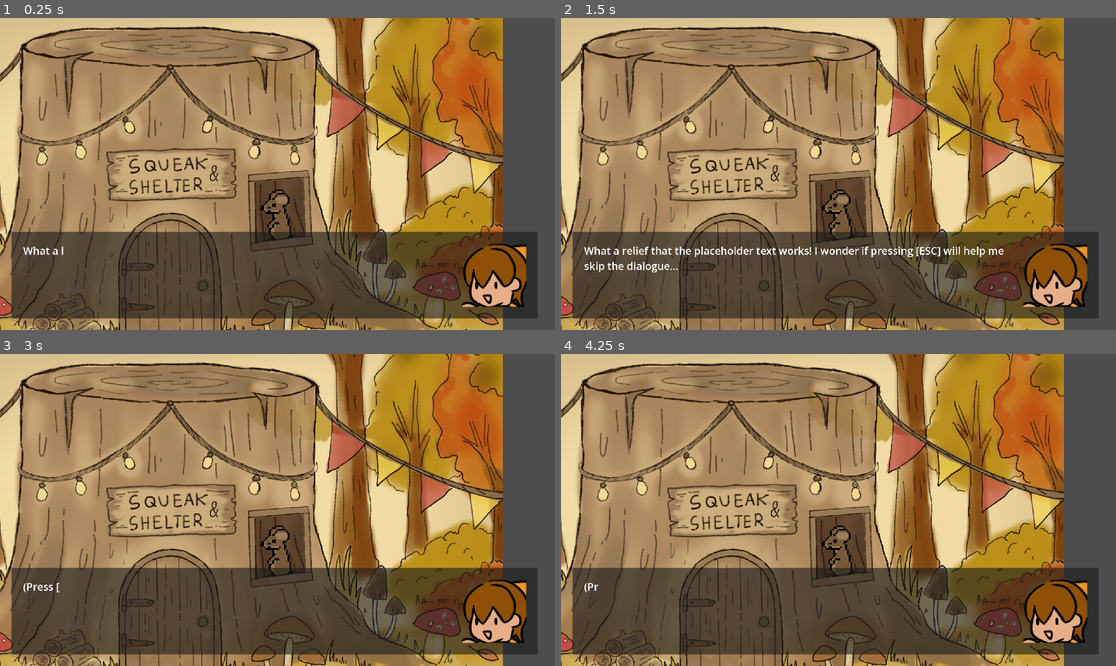
Above: before the commit, frames 1-4 (two rows, left to right).
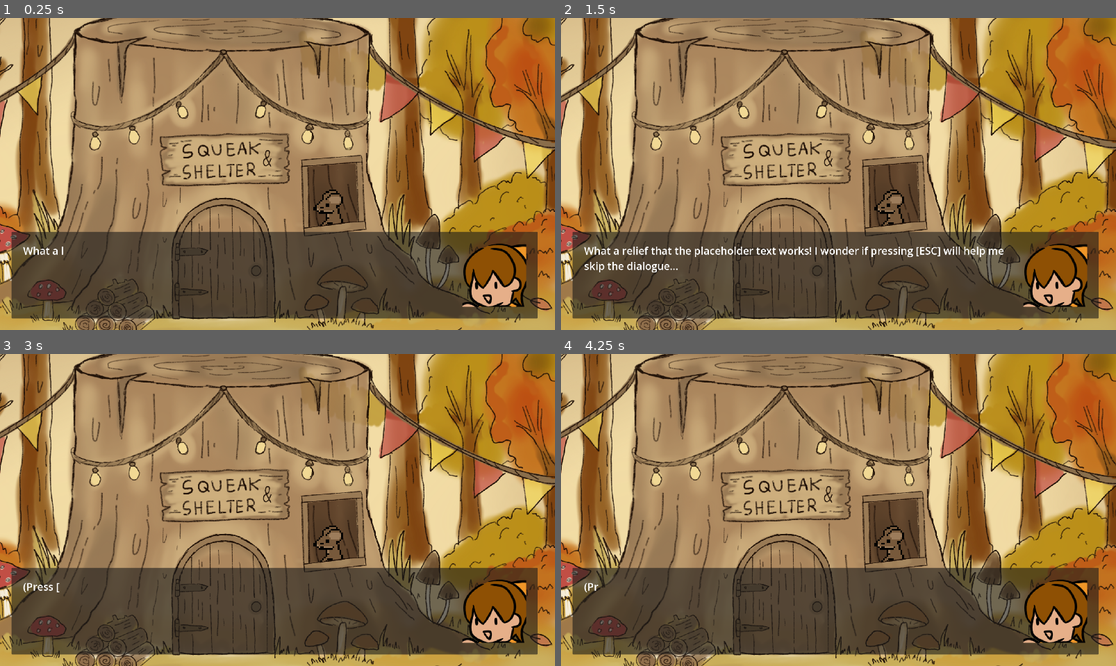
Above: after the commit, the same moments.

Repository: ashtherz/roots
Game: Godot game, scene res://scenes/Overworld.tscn
Same seed, same stepped clock (60 frames per second), same inputs: the game is played once before the commit and once after it. This scene is started directly instead of the project's main scene.
Inputs (mouse positions are in pixels of both pictures, inside the frame that each line leads up to):
- Up to frame 1 (0.25 s): no input
- Up to frame 2 (1.5 s): tap Enter at 0.5 s; move the mouse to (960, 158) at 0.52 s; hold Right (ui_right) 0.53-1.25 s; hold Z (Interact) 0.53-1.25 s; click (960, 158) at 0.67 s; tap Up (PlatformerJump) at 0.77 s; drag from (727, 189) to (810, 236) at 1.27 s
- Up to frame 3 (3 s): tap Space at 2 s; move the mouse to (333, 441) at 2.02 s; hold Left (ui_left) 2.03-2.75 s; tap F at 2.1 s; tap Enter at 2.75 s; drag from (249, 572) to (111, 463) at 2.77 s
- Up to frame 4 (4.25 s): tap Space at 3.5 s; move the mouse to (1005, 556) at 3.52 s; hold Right (ui_right) from 3.53 s (still down); hold Z (Interact) from 3.53 s (still down); tap Up (PlatformerJump) at 3.77 s

The runs differ from the first frame. In frame 1, 58% of the frame differs, in the area x 0-100%, y 0-100%; in frame 2, 58%; in frame 3, 58%; in frame 4, 58%.

Commit message:
Add darkness system to platformer

Diff:
--- a/game/scenes/Overworld.tscn
+++ b/game/scenes/Overworld.tscn
@@ -83,7 +83,7 @@
 
 [node name="Player" parent="." unique_id=203250515 instance=ExtResource("1_c3gql")]
 unique_name_in_owner = true
-position = Vector2(-1914, -435)
+position = Vector2(-1914, -409)
 
 [node name="WallTileMap" type="TileMapLayer" parent="." unique_id=2066137824]
 z_index = 1
@@ -107,6 +107,7 @@
 texture = ExtResource("4_gacct")
 
 [node name="IntroCameraLimits" type="Area2D" parent="." unique_id=205241314]
+unique_name_in_owner = true
 script = ExtResource("5_w51ix")
 enableSilhouette = true
 
@@ -132,6 +133,7 @@
 
 [node name="DialogueLayer" parent="." unique_id=1581602448 instance=ExtResource("9_0n4wa")]
 unique_name_in_owner = true
+
 [node name="SuikaTrigger" type="Area2D" parent="." unique_id=1247282748]
 position = Vector2(205, 563)
 script = ExtResource("6_bos8a")
--- a/game/scenes/common/player.tscn
+++ b/game/scenes/common/player.tscn
@@ -89,6 +89,16 @@
 [sub_resource type="ShaderMaterial" id="ShaderMaterial_w51ix"]
 shader = ExtResource("3_sueyl")
 
+[sub_resource type="Gradient" id="Gradient_sueyl"]
+offsets = PackedFloat32Array(0, 0.6257669, 0.69325155)
+colors = PackedColorArray(1, 1, 1, 1, 0.8660714, 0.8660714, 0.8660714, 1, 0, 0, 0, 1)
+
+[sub_resource type="GradientTexture2D" id="GradientTexture2D_5m132"]
+gradient = SubResource("Gradient_sueyl")
+fill = 1
+fill_from = Vector2(0.5, 0.5)
+fill_to = Vector2(1, 1)
+
 [node name="Player" type="CharacterBody2D" unique_id=203250515 node_paths=PackedStringArray("camera", "silhouette")]
 script = ExtResource("1_wkro7")
 camera = NodePath("Camera2D")
@@ -121,3 +131,9 @@
 scale = Vector2(3, 3)
 sprite_frames = SubResource("SpriteFrames_5m132")
 autoplay = "default"
+
+[node name="Spotlight" type="PointLight2D" parent="." unique_id=682392481]
+visible = false
+position = Vector2(0, -20)
+texture = SubResource("GradientTexture2D_5m132")
+texture_scale = 3.0
--- a/game/scenes/platformer.tscn
+++ b/game/scenes/platformer.tscn
@@ -18,6 +18,8 @@
 [ext_resource type="Texture2D" uid="uid://dw8car2na3sx0" path="res://assets/sprites/platformer/shroom_off.png" id="13_vi78m"]
 [ext_resource type="Texture2D" uid="uid://dfalf34mdjm5a" path="res://assets/sprites/platformer/pot_on.png" id="15_siti5"]
 [ext_resource type="Texture2D" uid="uid://cqwqd03mg7051" path="res://assets/sprites/platformer/shroom_on.png" id="18_wxju3"]
+[ext_resource type="PackedScene" uid="uid://ci1wwj1jxt6d0" path="res://scenes/common/dialogue_layer.tscn" id="19_siti5"]
+[ext_resource type="Script" uid="uid://c8dxrsncwckf" path="res://scripts/darkness.gd" id="20_wxju3"]
 
 [sub_resource type="TileSetAtlasSource" id="TileSetAtlasSource_siti5"]
 texture = ExtResource("2_j2uy2")
@@ -107,15 +109,24 @@
 anchor_top = 1.0
 anchor_right = 1.0
 anchor_bottom = 1.0
-offset_left = -129.0
-offset_top = -105.0
-offset_right = 2.0
-offset_bottom = -82.0
+offset_left = -136.0
+offset_top = -98.0
+offset_right = -5.0
+offset_bottom = -75.0
 grow_horizontal = 0
 grow_vertical = 0
 size_flags_vertical = 10
 text = "0"
 horizontal_alignment = 2
+
+[node name="TextureRect" type="TextureRect" parent="Player" unique_id=1966460525]
+z_index = 2
+offset_left = -9.0
+offset_top = -105.0
+offset_right = 36.0
+offset_bottom = -60.0
+scale = Vector2(0.8, 0.8)
+texture = ExtResource("13_vi78m")
 
 [node name="PlaceholderWall" type="Node2D" parent="." unique_id=1313653033]
 position = Vector2(1100, 800)
@@ -463,6 +474,14 @@
 [node name="CollisionShape2D" type="CollisionShape2D" parent="ReturnTrigger" unique_id=1870253532]
 position = Vector2(-33, 560)
 shape = SubResource("RectangleShape2D_5m132")
+
+[node name="DialogueLayer" parent="." unique_id=1581602448 instance=ExtResource("19_siti5")]
+unique_name_in_owner = true
+
+[node name="Darkness" type="CanvasModulate" parent="." unique_id=25985393]
+unique_name_in_owner = true
+color = Color(0.2509804, 0.2509804, 0.2509804, 1)
+script = ExtResource("20_wxju3")
 
 [connection signal="body_entered" from="InteractableManager/Interactable" to="InteractableManager/Interactable/Sprite2D" method="_on_area_2d_body_entered"]
 [connection signal="body_exited" from="InteractableManager/Interactable" to="InteractableManager/Interactable/Sprite2D" method="_on_area_2d_body_exited"]
--- a/game/scripts/overworld/overworld.gd
+++ b/game/scripts/overworld/overworld.gd
@@ -2,6 +2,7 @@
 
 
 func _ready() -> void:
+	%IntroCameraLimits.call_deferred("enable_limits")
 	lorem_ipsum()
 
 func lorem_ipsum() -> void:
--- a/game/scripts/platformer/interactable_manager.gd
+++ b/game/scripts/platformer/interactable_manager.gd
@@ -7,6 +7,7 @@
 func play_game_win() -> void:
 	for sprite in sprites:
 		sprite.light_up()
+	%Darkness.set_darkness(0.0)
 	canReturn = true
 
 func _on_interact(_sprite: Sprite2D) -> void:
--- a/game/scripts/platformer/platformer_init.gd
+++ b/game/scripts/platformer/platformer_init.gd
@@ -9,3 +9,4 @@
 	camera.limit_right = 1312
 	camera.limit_bottom = 640
 	camera.limit_enabled = true
+	%Player/Spotlight.visible = true
Not shown: 1 places in game/scenes/Overworld.tscn that only renumber resources
